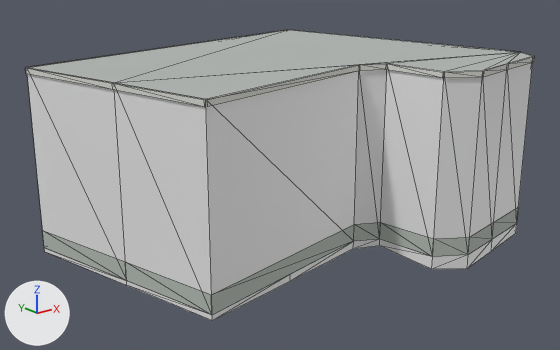
What one commit did to the glTF model public/models/buildings/osm-way-672784912.glb.
Both versions are drawn from a 50 mm lens placed at (-9.48, -11.33, 5.83), pointed at (-0.13, 0.37, 1.15). Every picture has the same lights, and +X, +Y and +Z are marked at lower left. The picture after the commit comes second. Mesh edges are drawn as thin lines. Where no turn or scale is listed for an object, it has been applied to the vertices. Vertices at exactly the same position are counted once.

The older version as bpy lines, for what is in view:
```python
ob_reality_672784912_near_reality_aged_pale_plaster = bpy.data.objects.new('reality 672784912 near reality aged pale plaster', me_reality_672784912_near_reality_aged_pale_plaster)
ob_reality_672784912_near_reality_aged_pale_plaster.location = (0.0, 0.0, 0.0)
ob_reality_672784912_near_reality_flat_weathered_roof = bpy.data.objects.new('reality 672784912 near reality flat weathered roof', me_reality_672784912_near_reality_flat_weathered_roof)
ob_reality_672784912_near_reality_flat_weathered_roof.location = (0.0, 0.0, 0.0)
ob_reality_672784912_near_reality_pale_aluminum_sill = bpy.data.objects.new('reality 672784912 near reality pale aluminum sill', me_reality_672784912_near_reality_pale_aluminum_sill)
ob_reality_672784912_near_reality_pale_aluminum_sill.location = (0.0, 0.0, 0.0)
# also in view: 'reality 672784912 near reality concrete plinth' at (-0.04, 0.48, 0.18); 'building foundation 672784912' at (-0.04, 0.48, -0.14)
```
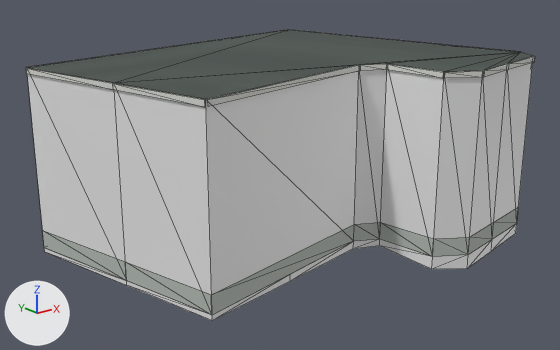
Pixel boxes (x1, y1, x2, y2) of what changed, in the pictures (560 x 350 px):
'reality 672784912 near reality flat weathered roof', surface changed (darker)
    both: (27, 30, 533, 99)
part 1 of me_reality_672784912_near_reality_pale_aluminum_sill, added
    after: (26, 30, 535, 100)

Patch to the scene script:
```diff
--- a/public/models/buildings/osm-way-672784912.glb.py
+++ b/public/models/buildings/osm-way-672784912.glb.py
@@ img_roof_color @@
+img_roof_color = load_image('roof-color', 'textures/1de3d7bb6546b7423004abcc0fb627c4d0c6ad03316b21d76a93f9bf4f470ca6.png', 256, 256, 'sRGB')
@@ mat_reality_flat_weathered_roof @@
 mat_reality_flat_weathered_roof = principled_material('reality flat weathered roof')
-mat_reality_flat_weathered_roof.base_color = (0.451, 0.475, 0.455)  # grey #b3b7b4
+mat_reality_flat_weathered_roof.texture = img_roof_color
 mat_reality_flat_weathered_roof.roughness = 0.83
@@ me_reality_672784912_near_reality_pale_aluminum_sill @@
 # used by ob_reality_672784912_near_reality_pale_aluminum_sill; location = (0.0, 0.0, 0.0)
-me_reality_672784912_near_reality_pale_aluminum_sill.from_pydata(...)  # 42 vertices, 22 faces; spans x -4.36..4.27, y -2.96..3.91, z 3.39..3.5
+me_reality_672784912_near_reality_pale_aluminum_sill.from_pydata(...)  # 53 vertices, 44 faces; spans x -4.36..4.27, y -2.96..3.91, z 3.39..3.5
+# me_reality_672784912_near_reality_pale_aluminum_sill part 1
+# 11 vertices are added at x -4.33..4.24, y -2.93..3.88, z 3.5
+# 22 new faces join them
 me_reality_672784912_near_reality_pale_aluminum_sill.materials.append(mat_reality_pale_aluminum_sill)
```
